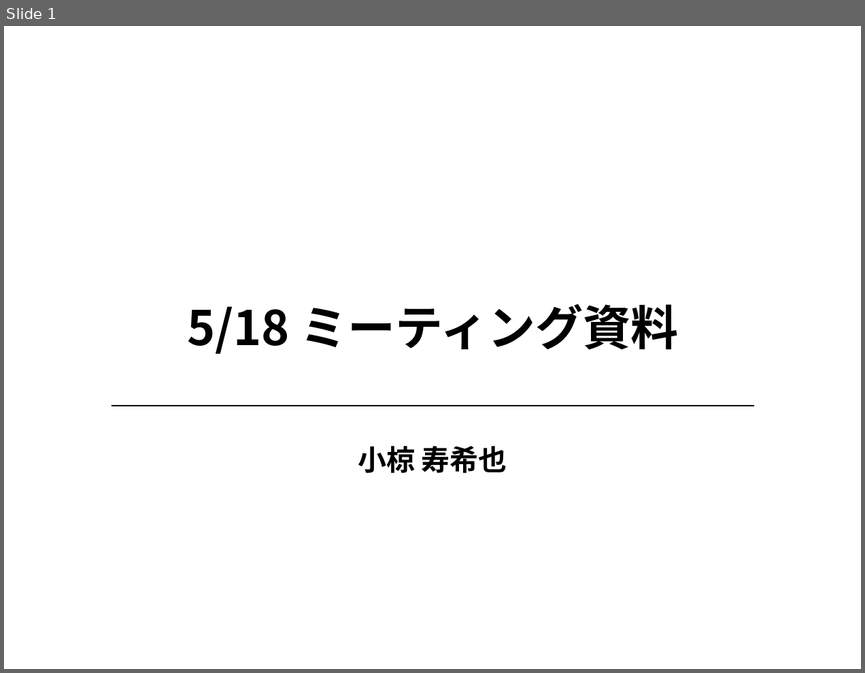
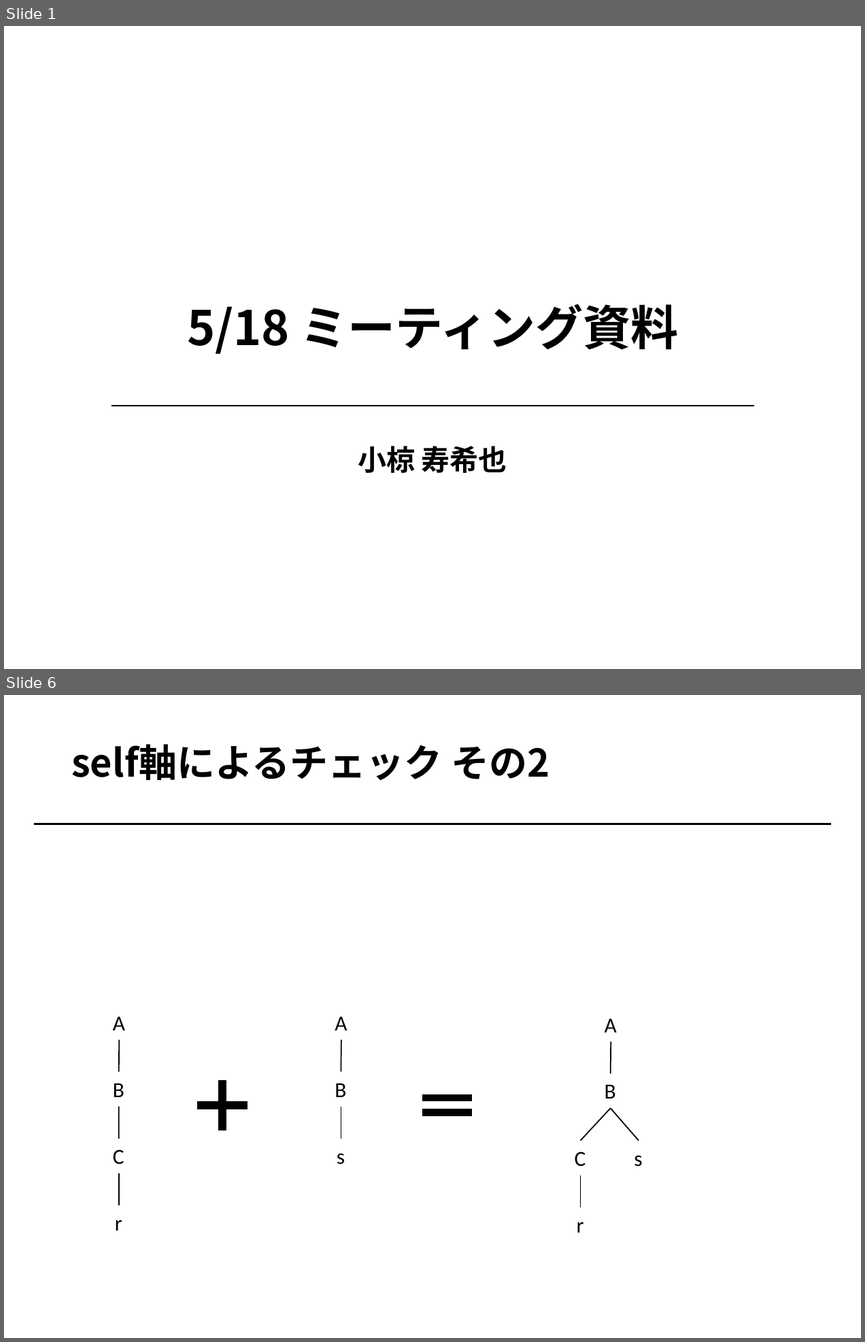
Before and after one commit to Jukibooo/XQueryZ_project, a slide deck: meeting/20180518.pptx. Shown one above the other, each under a label of ours: slide 1 before the commit, slides 1 and 6 after it; the slides between them are not shown. The pictures are 865x673 and 865x1342 pixels, drawn with LibreOffice and Linux fonts; fonts in the diff are those of the drawing; grey boxes stand for pictures. Boxes give left, top, right and bottom in pixels: in the first picture for what was removed or moved away, otherwise in the second. Text is boxed around its words. In the diff, an @@ line names an element or a change of style, - is before the commit and + after.

```diff
--- a/meeting/20180518.pptx
+++ b/meeting/20180518.pptx
@@ slide 6 added at <box>4,695,861,1338</box>, background #FFFFFF @@
@@ title added at <box>71,744,550,780</box>, 32 pt, text #000000, bold @@
+self軸によるチェック その2
@@ line added from (34, 824) to (831, 824), #000000 1.5 pt @@
@@ plus sign added at <box>189,1071,256,1138</box>, fill #000000, outline #000000 1 pt @@
@@ math equal added at <box>415,1067,481,1142</box>, fill #000000, outline #000000 1 pt @@
@@ group added at <box>334,1016,347,1164</box>: 3 texts, 2 lines @@
+A
+B
+s
@@ line added from (639, 1140) to (611, 1108), #000000 1 pt @@
@@ text added at <box>634,1155,642,1166</box>, 18 pt, text #000000 @@
+s
@@ group added at <box>113,1016,125,1230</box>: 4 texts, 3 lines @@
+A
+B
+C
+r
@@ group added at <box>575,1018,617,1232</box>: 4 texts, 3 lines @@
+A
+B
+C
+r
```
Also in this commit, not shown: 1 slide changed, 5 other slides added, 1 other file.
